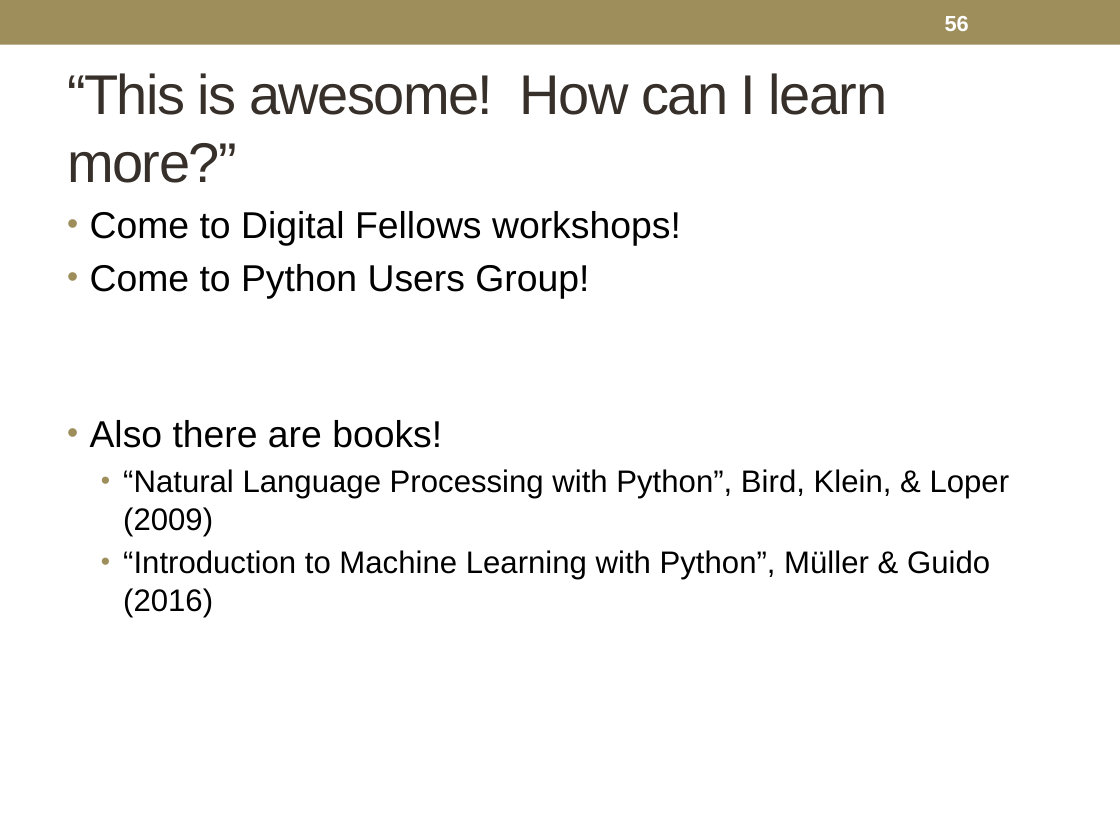
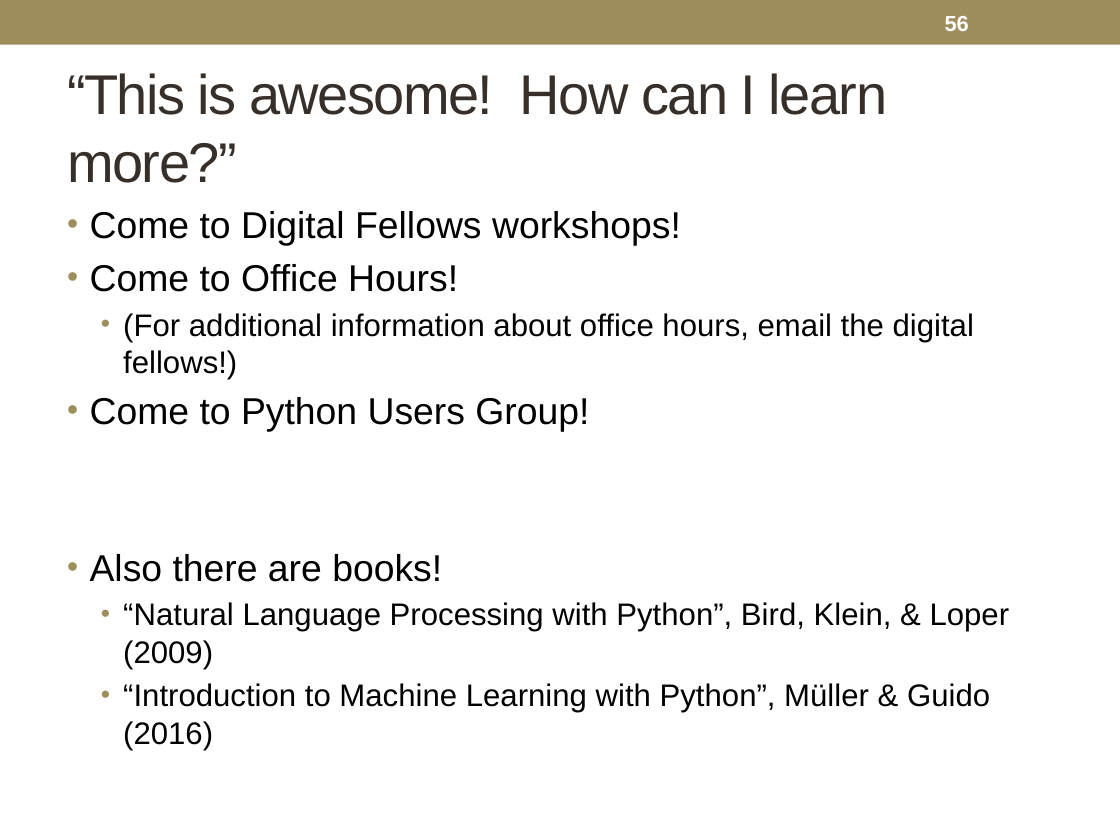
Before and after one commit to rachelrakov/df_code, a slide deck: slide 56 of GCDRI_TextAnalysisClass_2018.pptx. Drawn at 1120x840 pixels with LibreOffice and Linux fonts; fonts in the diff are those of the drawing. Boxes give left, top, right and bottom in pixels: in the first picture for what was removed or moved away, otherwise in the second. Text is boxed around its words. In the diff, an @@ line names an element or a change of style, - is before the commit and + after.

```diff
--- a/GCDRI_TextAnalysisClass_2018.pptx
+++ b/GCDRI_TextAnalysisClass_2018.pptx
@@ text at [90,264,974,379]: paragraphs added @@
+• Come to Office Hours!
+  • (For additional information about office hours, email the digital fellows!)
```
Also in this commit, not shown: 4 other slides changed.
